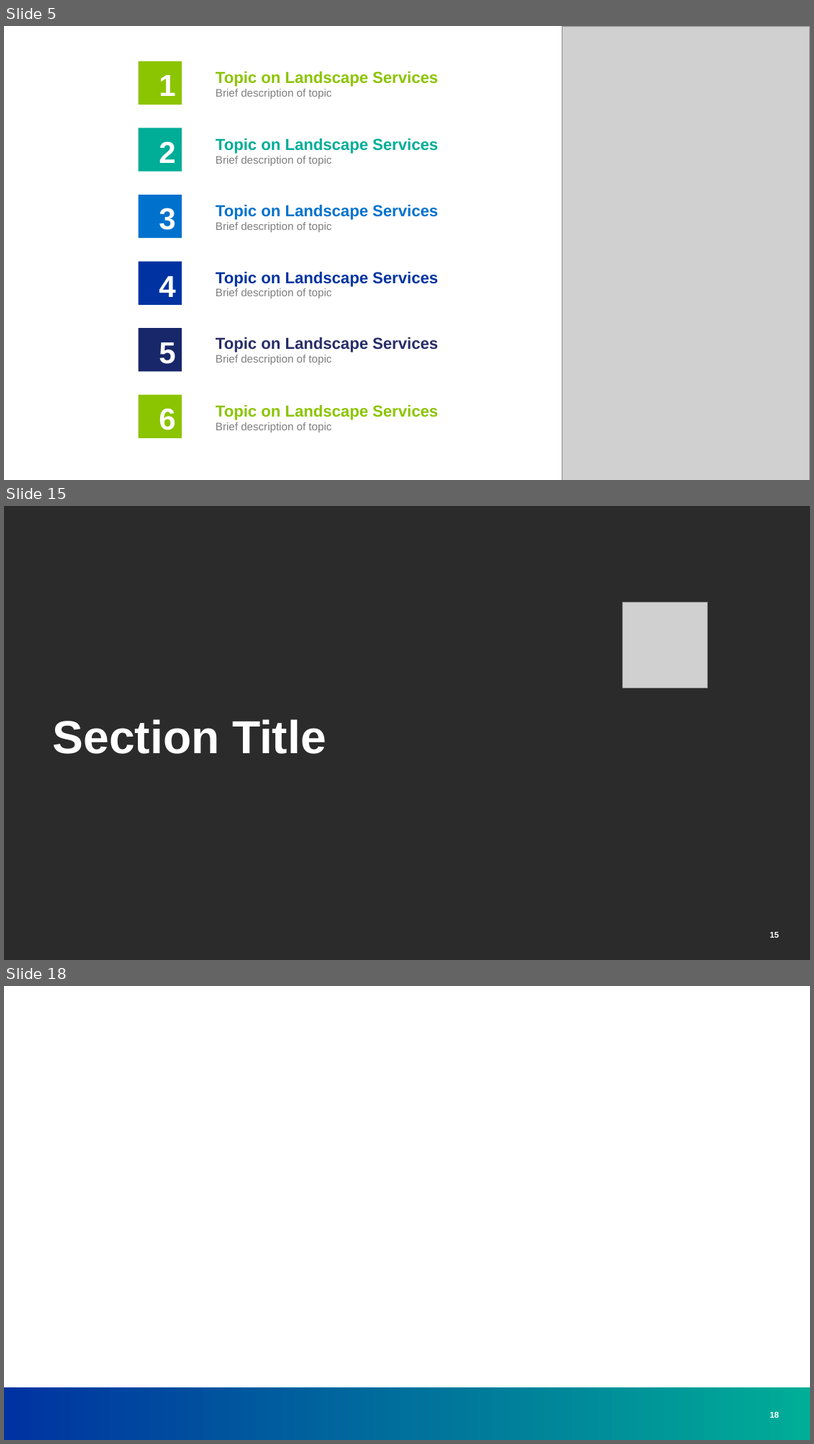
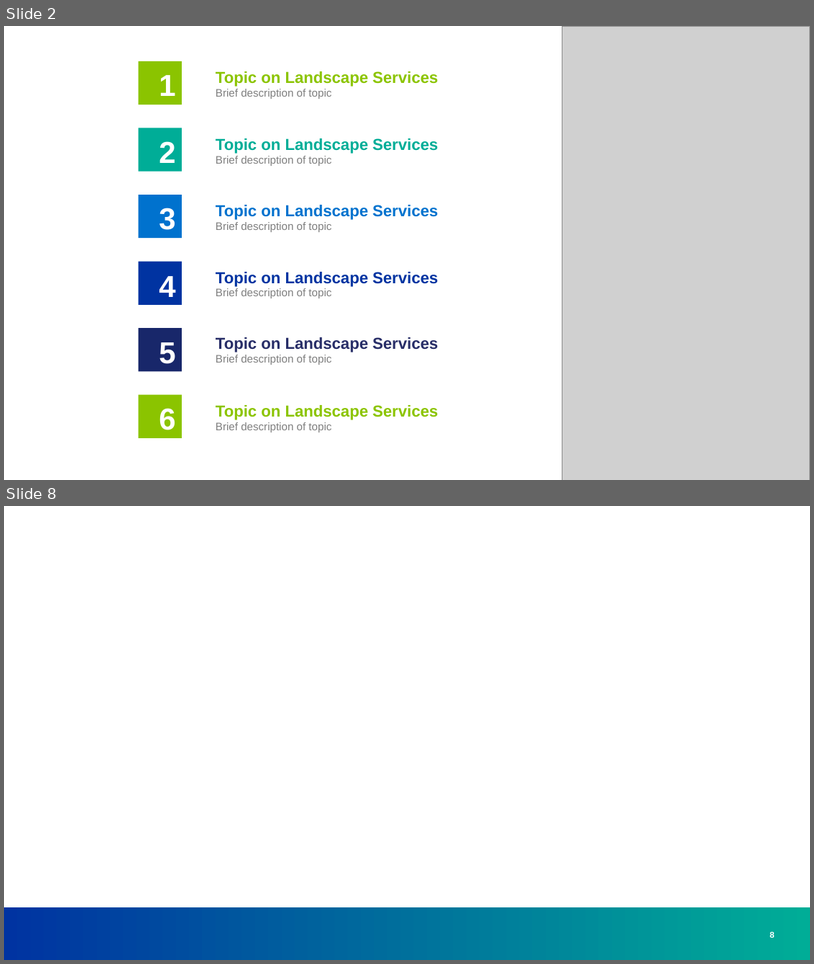
Before and after one commit to greg-e/irrigation, a slide deck: fsm_irrigation.pptx. Shown one above the other, each under a label of ours: slides 5, 15 and 18 before the commit, slides 2 and 8 after it; the slides between them are not shown. The pictures are 814x1444 and 814x964 pixels, drawn with LibreOffice and Linux fonts; fonts in the diff are those of the drawing; grey boxes stand for pictures; background and template pictures are left out; a plain dark background stands for a picture behind light text. Boxes give left, top, right and bottom in pixels: in the first picture for what was removed or moved away, otherwise in the second. Text is boxed around its words. In the diff, an @@ line names an element or a change of style, - is before the commit and + after.

```diff
--- a/fsm_irrigation.pptx
+++ b/fsm_irrigation.pptx
@@ slide 15 removed at <box>4,506,810,960</box>, background picture (left out) @@
@@ picture removed at <box>623,602,708,687</box> @@
@@ title removed at <box>53,719,327,754</box> @@
-Section Title
@@ page number removed at <box>770,932,779,937</box> @@
-15
@@ what was slide 5 is now slide 2 @@
@@ what was slide 18 is now slide 8 @@
@@ page number at <box>770,931,774,939</box>: text changed @@
-18
+8
```
Also in this commit, not shown: 6 slides added, 15 other slides removed.
